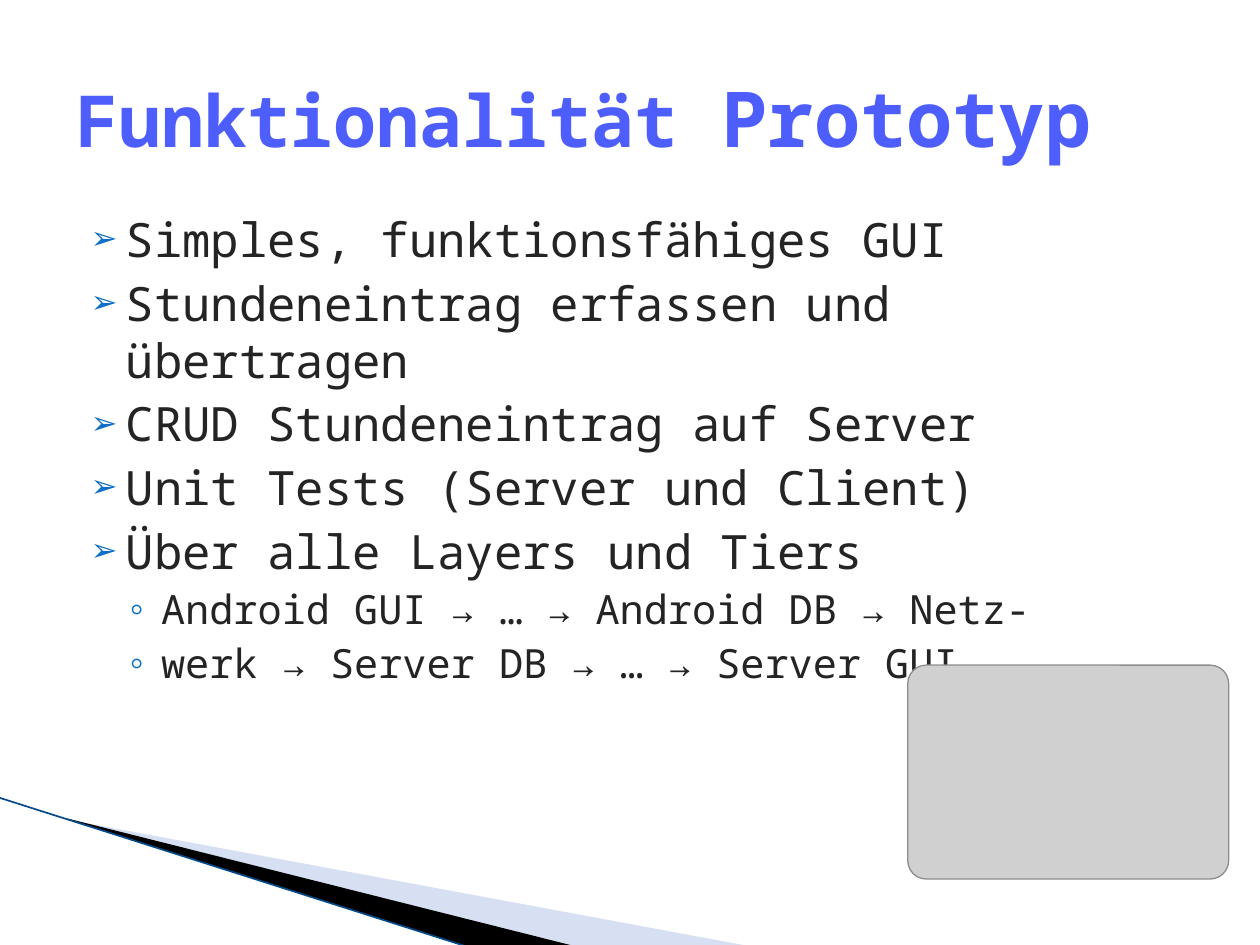
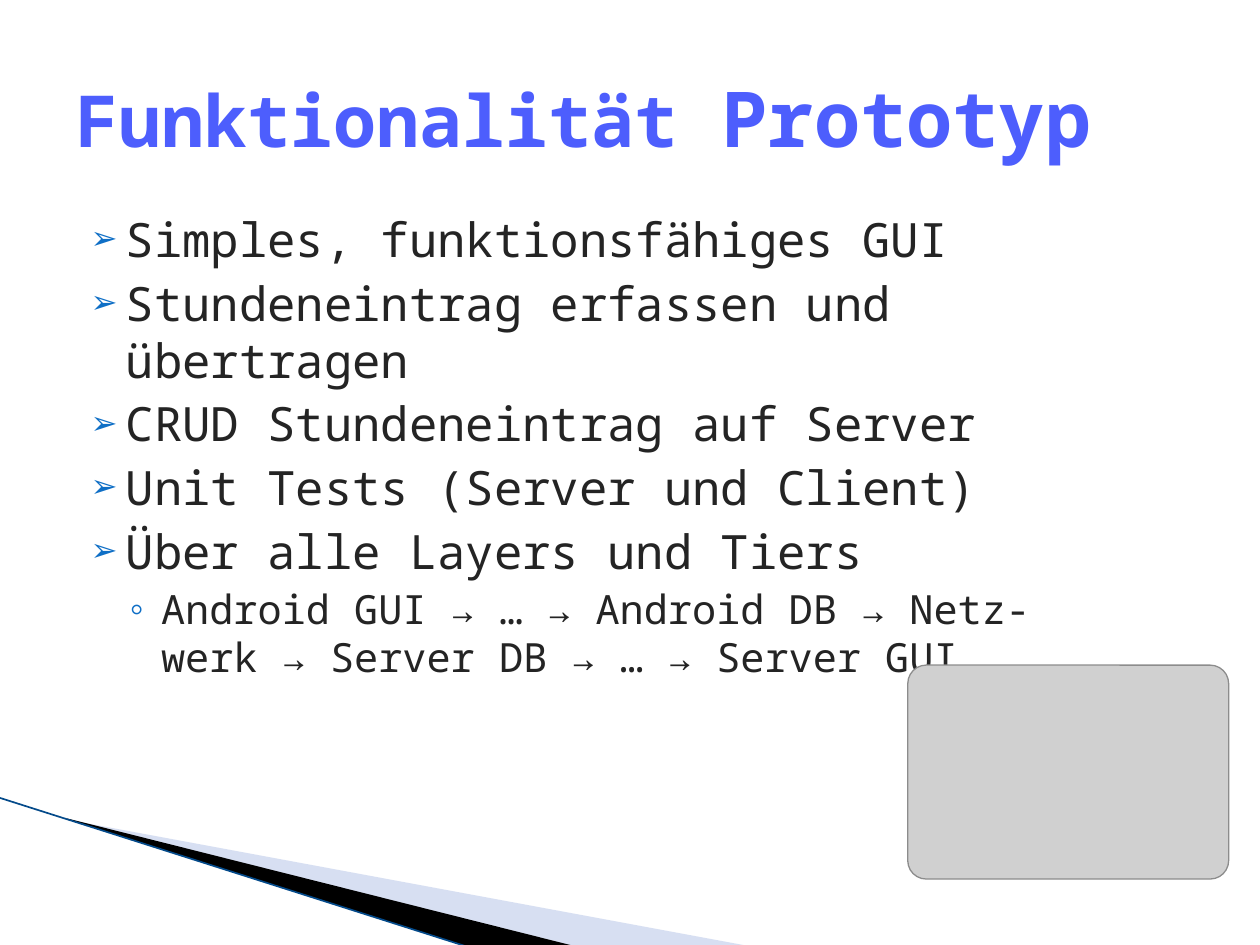
Before and after one commit to lukaselmer/hsr-mrt-software-engineering-2-project, a slide deck: slide 8 of doc/05_Design/praesentation_ms3.pptx. Drawn at 1260x945 pixels with LibreOffice and Linux fonts; fonts in the diff are those of the drawing; grey boxes stand for pictures; background and template pictures are left out. Boxes give left, top, right and bottom in pixels: in the first picture for what was removed or moved away, otherwise in the second. Text is boxed around its words. In the diff, an @@ line names an element or a change of style, - is before the commit and + after.

Commit message:
refs #165

```diff
--- a/doc/05_Design/praesentation_ms3.pptx
+++ b/doc/05_Design/praesentation_ms3.pptx
@@ text at <box>161,593,1030,684</box>: text changed @@
-  ◦ Android GUI → … → Android DB → Netz-
-  ◦ werk → Server DB → … → Server GUI
+  ◦ Android GUI → … → Android DB → Netz-
+    werk → Server DB → … → Server GUI
```
